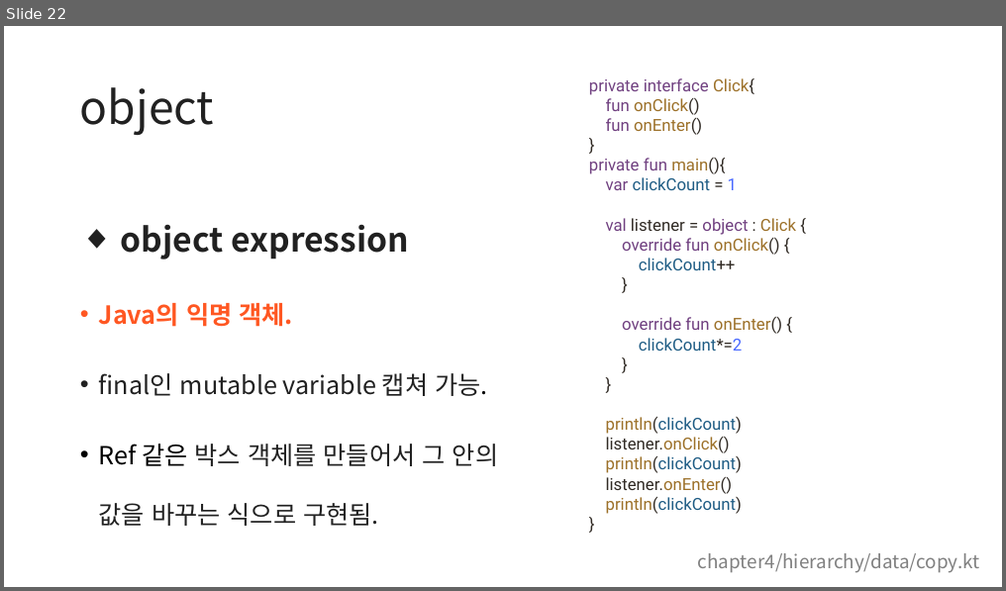
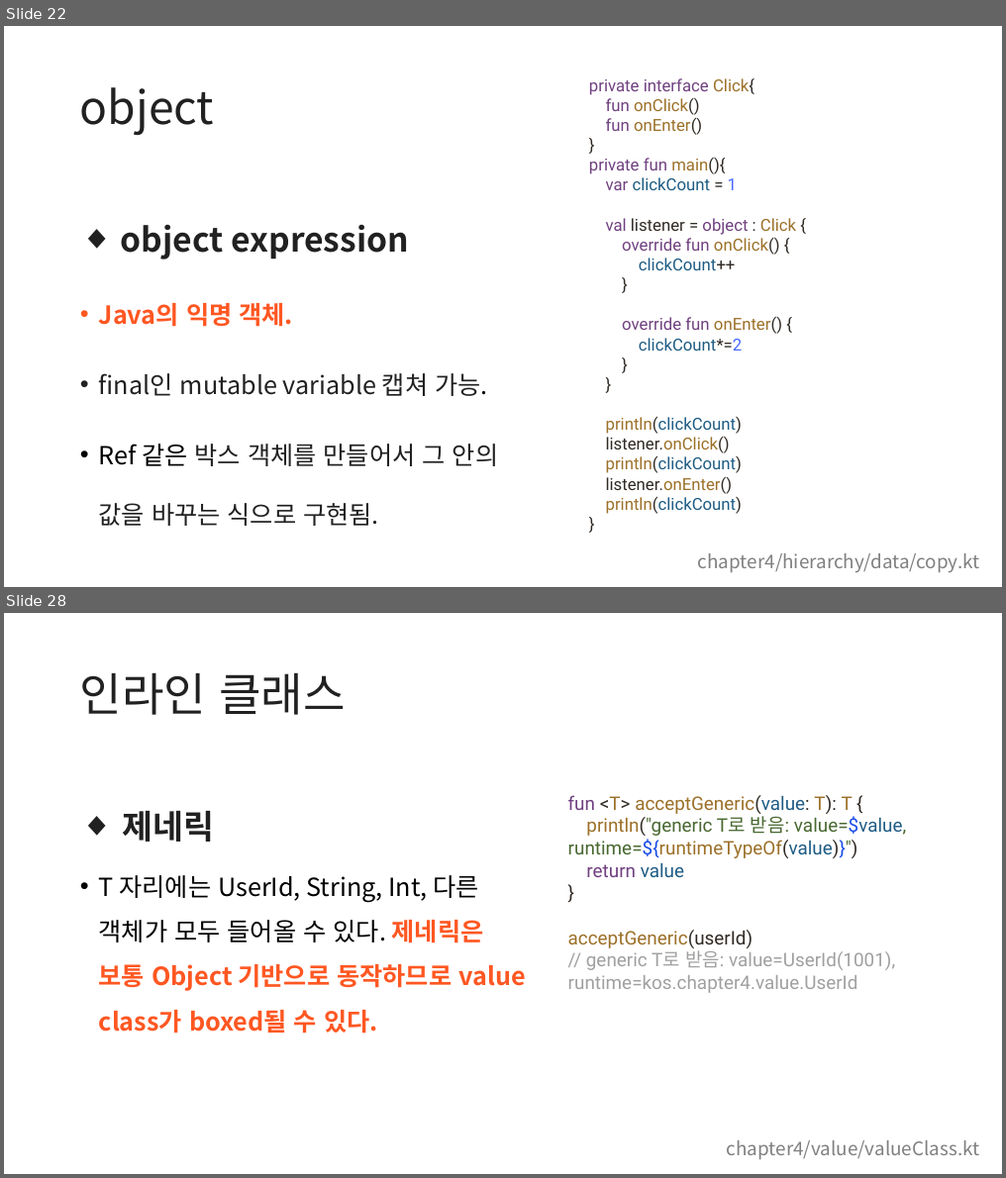
Before and after one commit to kotlin-study-2026/kotlin-study-archive, a slide deck: weak04/src/main/kotlin/chapter4/4장.pptx. Shown one above the other, each under a label of ours: slide 22 before the commit, slides 22 and 28 after it; the slides between them are not shown. The pictures are 1006x591 and 1006x1178 pixels, drawn with LibreOffice and Linux fonts; fonts in the diff are those of the drawing. Boxes give left, top, right and bottom in pixels: in the first picture for what was removed or moved away, otherwise in the second. Text is boxed around its words. In the diff, an @@ line names an element or a change of style, - is before the commit and + after.

```diff
--- a/weak04/src/main/kotlin/chapter4/4장.pptx
+++ b/weak04/src/main/kotlin/chapter4/4장.pptx
@@ slide 28 added at (x1=4, y1=613, x2=1002, y2=1174), background #FFFFFF @@
@@ title added at (x1=80, y1=672, x2=345, y2=715), 44 pt, text #212121 @@
+인라인 클래스
@@ text added at (x1=99, y1=811, x2=525, y2=1034), 24 pt, text #FF5722, bold @@
+◆ 제네릭
+• T 자리에는 UserId, String, Int, 다른 객체가 모두 들어올 수 있다. 제네릭은 보통 Object 기반으로 동작하므로 value class가 boxed될 수 있다.
@@ text added at (x1=568, y1=795, x2=906, y2=993), 18 pt, text #A0A0A0 @@
+fun <T> acceptGeneric(value: T): T {
+println("generic T로 받음: value=$value, runtime=${runtimeTypeOf(value)}")
+return value
+}
+acceptGeneric(userId)
+// generic T로 받음: value=UserId(1001), runtime=kos.chapter4.value.UserId
@@ text added at (x1=727, y1=1141, x2=980, y2=1160), 18 pt, text #808080 @@
+chapter4/value/valueClass.kt
```
Also in this commit, not shown: 2 slides changed, 6 other slides added, 1 other file.
